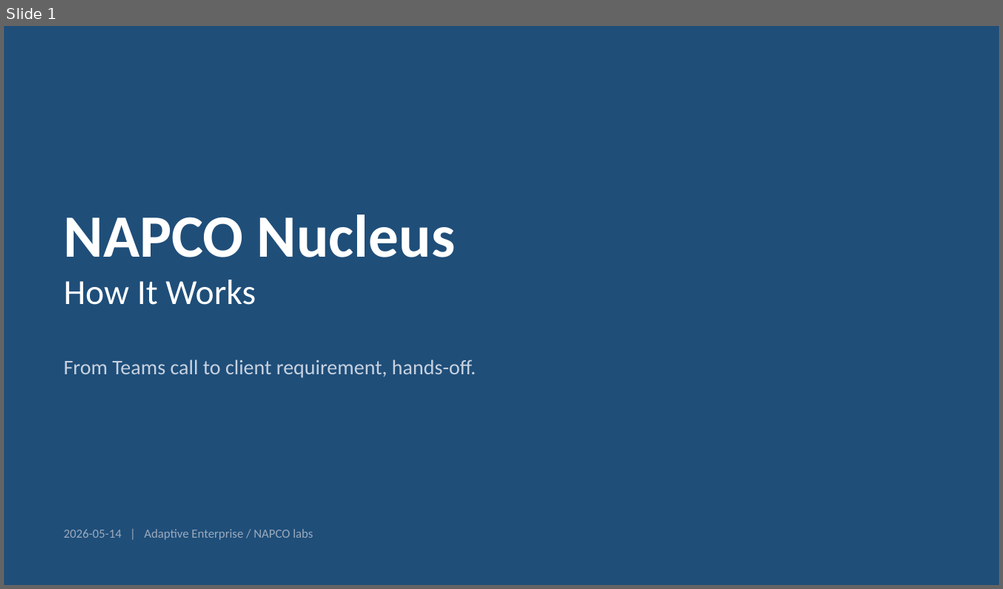
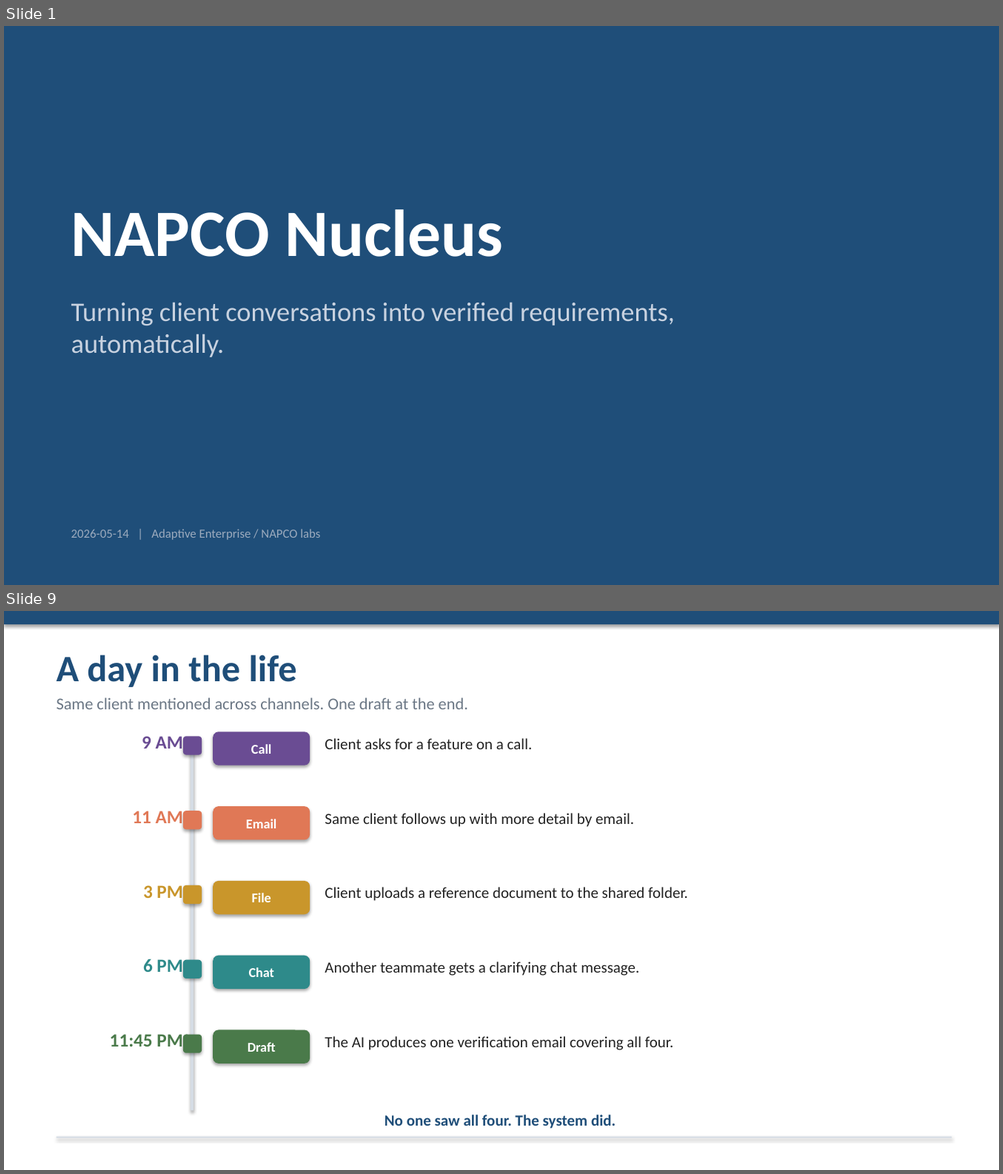
Before and after one commit to napco-labs/napco-nucleus, a slide deck: docs/NAPCO-Nucleus-System-Overview.pptx. Shown one above the other, each under a label of ours: slide 1 before the commit, slides 1 and 9 after it; the slides between them are not shown. The pictures are 1003x589 and 1003x1174 pixels, drawn with LibreOffice and Linux fonts; fonts in the diff are those of the drawing. Boxes give left, top, right and bottom in pixels: in the first picture for what was removed or moved away, otherwise in the second. Text is boxed around its words. In the diff, an @@ line names an element or a change of style, - is before the commit and + after.

```diff
--- a/docs/NAPCO-Nucleus-System-Overview.pptx
+++ b/docs/NAPCO-Nucleus-System-Overview.pptx
@@ slide 9 added at (4, 611, 999, 1170), background #FFFFFF @@
@@ rectangle added at (4, 611, 999, 624), fill #1F4E79 @@
@@ text added at (57, 655, 468, 709), 16 pt, text #6B7785 @@
+A day in the life
+Same client mentioned across channels. One draft at the end.
@@ text added at (142, 736, 183, 753), 18 pt, text #6A4C93, bold @@
+9 AM
@@ rounded rectangle added at (183, 736, 202, 755), fill #6A4C93 @@
@@ rectangle added at (190, 738, 193, 1111), fill #D5DCE5 @@
@@ rounded rectangle added at (213, 732, 310, 766), fill #6A4C93, 13 pt, text #FFFFFF, bold @@
+Call
@@ text added at (324, 738, 532, 749), 15 pt, text #222222 @@
+Client asks for a feature on a call.
@@ rounded rectangle added at (213, 806, 310, 840), fill #E07856, 13 pt, text #FFFFFF, bold @@
+Email
@@ text added at (132, 811, 183, 828), 18 pt, text #E07856, bold @@
+11 AM
@@ rounded rectangle added at (183, 811, 202, 829), fill #E07856 @@
@@ text added at (324, 813, 634, 827), 15 pt, text #222222 @@
+Same client follows up with more detail by email.
@@ text added at (143, 886, 182, 898), 18 pt, text #C9962B, bold @@
+3 PM
@@ rounded rectangle added at (183, 886, 202, 904), fill #C9962B @@
@@ rounded rectangle added at (213, 881, 310, 914), fill #C9962B, 13 pt, text #FFFFFF, bold @@
+File
@@ text added at (324, 887, 688, 901), 15 pt, text #222222 @@
+Client uploads a reference document to the shared folder.
@@ text added at (143, 959, 182, 972), 18 pt, text #2E8A8A, bold @@
+6 PM
@@ rounded rectangle added at (183, 960, 202, 979), fill #2E8A8A @@
@@ rounded rectangle added at (213, 956, 310, 989), fill #2E8A8A, 13 pt, text #FFFFFF, bold @@
+Chat
@@ text added at (324, 962, 639, 976), 15 pt, text #222222 @@
+Another teammate gets a clarifying chat message.
@@ rounded rectangle added at (213, 1031, 310, 1064), fill #4A7A4A, 13 pt, text #FFFFFF, bold @@
+Draft
@@ text added at (110, 1034, 182, 1047), 18 pt, text #4A7A4A, bold @@
+11:45 PM
@@ rounded rectangle added at (183, 1035, 202, 1054), fill #4A7A4A @@
@@ text added at (324, 1037, 674, 1051), 15 pt, text #222222 @@
+The AI produces one verification email covering all four.
@@ text added at (384, 1115, 615, 1129), 15 pt, text #1F4E79, bold @@
+No one saw all four. The system did.
@@ rectangle added at (57, 1137, 951, 1139), fill #D5DCE5 @@
@@ slide 1 changed as well @@
@@ text "NAPCO Nucleus": place and size @@
-text "NAPCO Nucleus" at (64, 215, 455, 305)
+text "NAPCO Nucleus" at (71, 210, 503, 257)
@@ text "NAPCO Nucleus" at (71, 210, 503, 257): size 58 to 64 pt @@
@@ text at (64, 280, 256, 305): paragraph removed @@
-How It Works
@@ text at (71, 302, 674, 358): text changed; size 20 to 26 pt @@
-From Teams call to client requirement, hands-off.
+Turning client conversations into verified requirements,
+automatically.
@@ text "2026-05-14 | Adaptive Enterprise / ...": place and size @@
-text "2026-05-14 | Adaptive Enterprise / ..." at (64, 529, 313, 540)
+text "2026-05-14 | Adaptive Enterprise / ..." at (71, 529, 320, 540)
```
Also in this commit, not shown: 10 other slides added, 13 slides removed, 4 other files.
